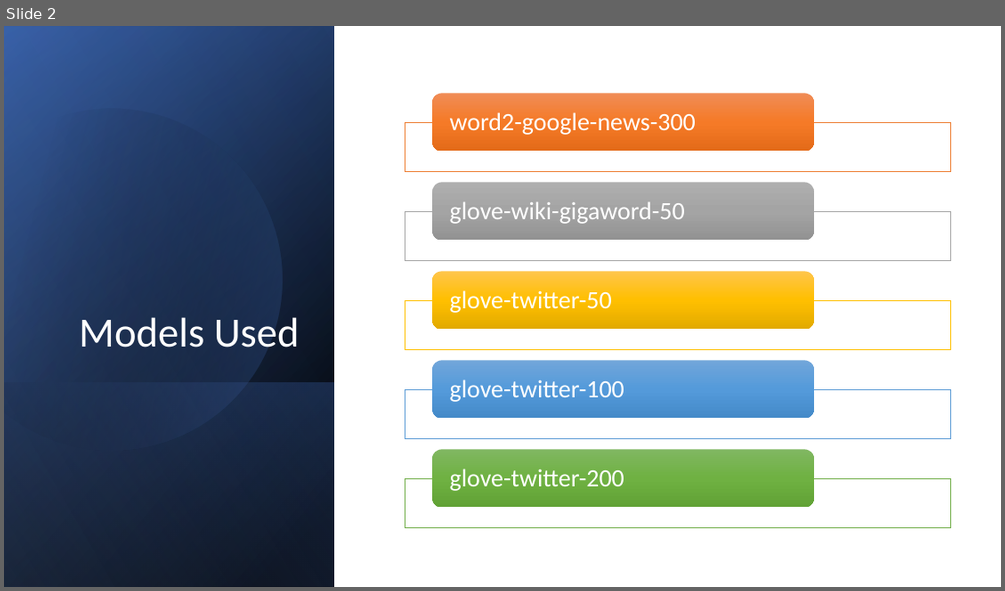
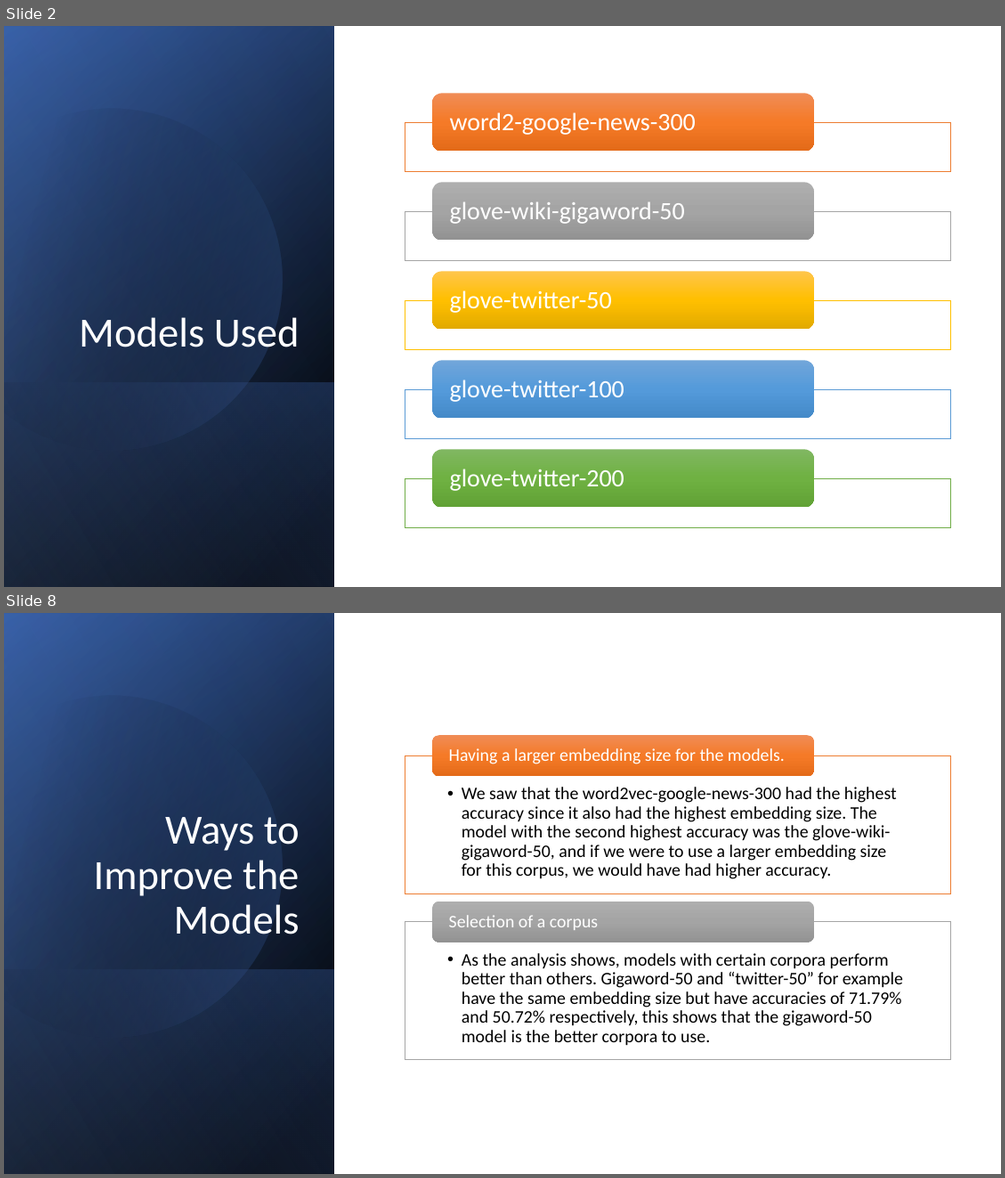
Before and after one commit to ghaithsabbagh/Comp472-MiniProject1-, a slide deck: Presentation.pptx. Shown one above the other, each under a label of ours: slide 2 before the commit, slides 2 and 8 after it; the slides between them are not shown. The pictures are 1005x591 and 1005x1178 pixels, drawn with LibreOffice and Linux fonts; fonts in the diff are those of the drawing. Boxes give left, top, right and bottom in pixels: in the first picture for what was removed or moved away, otherwise in the second. Text is boxed around its words. In the diff, an @@ line names an element or a change of style, - is before the commit and + after.

Commit message:
Add files via upload
Presentation Slides finished

```diff
--- a/Presentation.pptx
+++ b/Presentation.pptx
@@ slide 8 added at box(4, 613, 1001, 1174), background #FFFFFF @@
@@ rectangle added at box(4, 613, 334, 1174), fill gradient #000000 to #2F5597 @@
@@ rectangle added at box(4, 614, 334, 1174), fill gradient #000000 to #4472C4 @@
@@ rectangle added at box(4, 613, 334, 1174), fill gradient #000000 to #8FAADC @@
@@ freeform shape added at box(4, 655, 324, 1071), fill gradient #000000 to #4472C4 @@
@@ title added at box(94, 817, 299, 934), 40 pt, text #FFFFFF @@
+Ways to Improve the Models
@@ group added at box(404, 735, 950, 1060): 4 texts, 2 rectangles, 2 rounded rectangles @@
+  • We saw that the word2vec-google-news-300 had the highest accuracy since it also had the highest embedding size. The model with the second highest accuracy was the glove-wiki-gigaword-50, and if we were to use a larger embedding size for this corpus, we would have had higher accuracy.
+Having a larger embedding size for the models.
+  • As the analysis shows, models with certain corpora perform better than others. Gigaword-50 and “twitter-50” for example have the same embedding size but have accuracies of 71.79% and 50.72% respectively, this shows that the gigaword-50 model is the better corpora to use.
+Selection of a corpus
@@ rectangle added at box(4, 969, 334, 1174), fill gradient #4472C4 to #000000 @@
```
Also in this commit, not shown: 1 slide changed, 4 other slides added, 2 slides removed.
